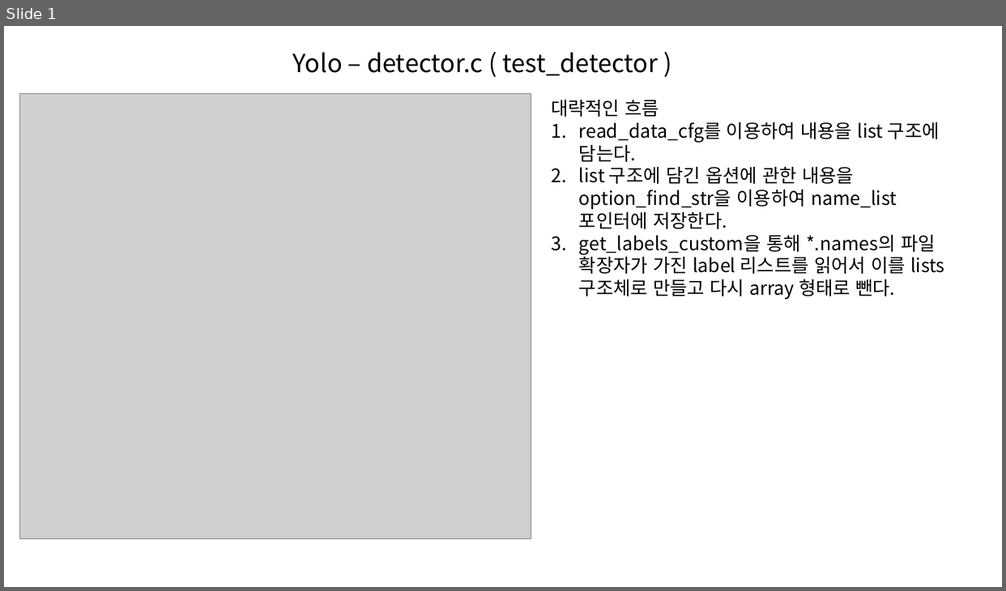
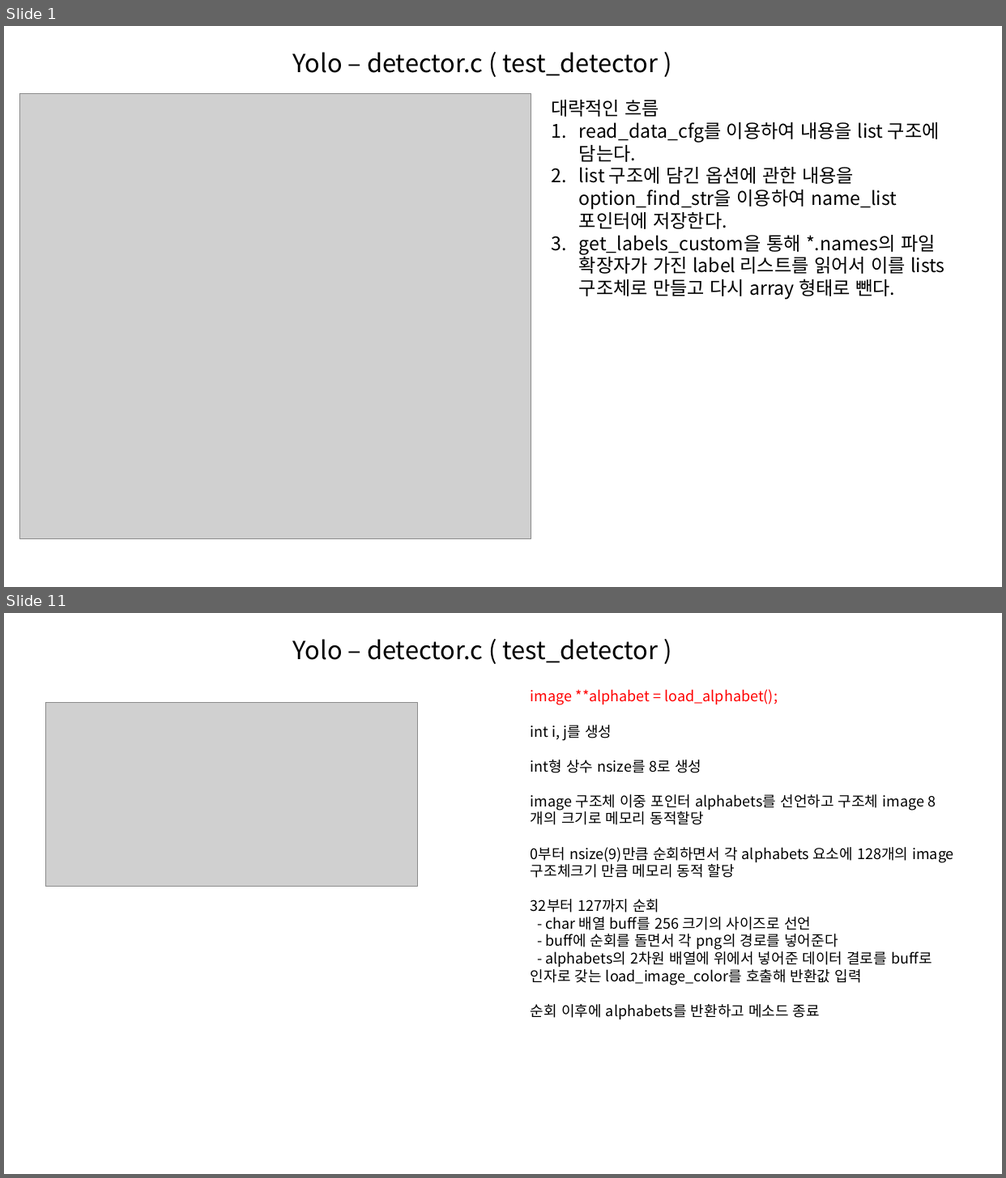
Before and after one commit to hotteock/my_proj, a slide deck: License plate recognition/yolo_code_review/yolo_code_review.pptx. Shown one above the other, each under a label of ours: slide 1 before the commit, slides 1 and 11 after it; the slides between them are not shown. The pictures are 1006x591 and 1006x1178 pixels, drawn with LibreOffice and Linux fonts; fonts in the diff are those of the drawing; grey boxes stand for pictures. Boxes give left, top, right and bottom in pixels: in the first picture for what was removed or moved away, otherwise in the second. Text is boxed around its words. In the diff, an @@ line names an element or a change of style, - is before the commit and + after.

```diff
--- a/License plate recognition/yolo_code_review/yolo_code_review.pptx
+++ b/License plate recognition/yolo_code_review/yolo_code_review.pptx
@@ slide 11 added at (4, 613, 1002, 1174), background #FFFFFF @@
@@ text added at (293, 639, 658, 663), 24 pt, text #000000 @@
+Yolo – detector.c ( test_detector )
@@ picture added at (46, 702, 418, 886) @@
@@ text added at (530, 689, 954, 1020), 14 pt, text #000000 @@
+image **alphabet = load_alphabet();
+int i, j를 생성
+int형 상수 nsize를 8로 생성
+image 구조체 이중 포인터 alphabets를 선언하고 구조체 image 8개의 크기로 메모리 동적할당
+0부터 nsize(9)만큼 순회하면서 각 alphabets 요소에 128개의 image 구조체크기 만큼 메모리 동적 할당
+32부터 127까지 순회
+- char 배열 buff를 256 크기의 사이즈로 선언
+- buff에 순회를 돌면서 각 png의 경로를 넣어준다
+- alphabets의 2차원 배열에 위에서 넣어준 데이터 결로를 buff로 인자로 갖는 load_image_color를 호출해 반환값 입력
+순회 이후에 alphabets를 반환하고 메소드 종료
```
Also in this commit, not shown: 12 other slides added.
